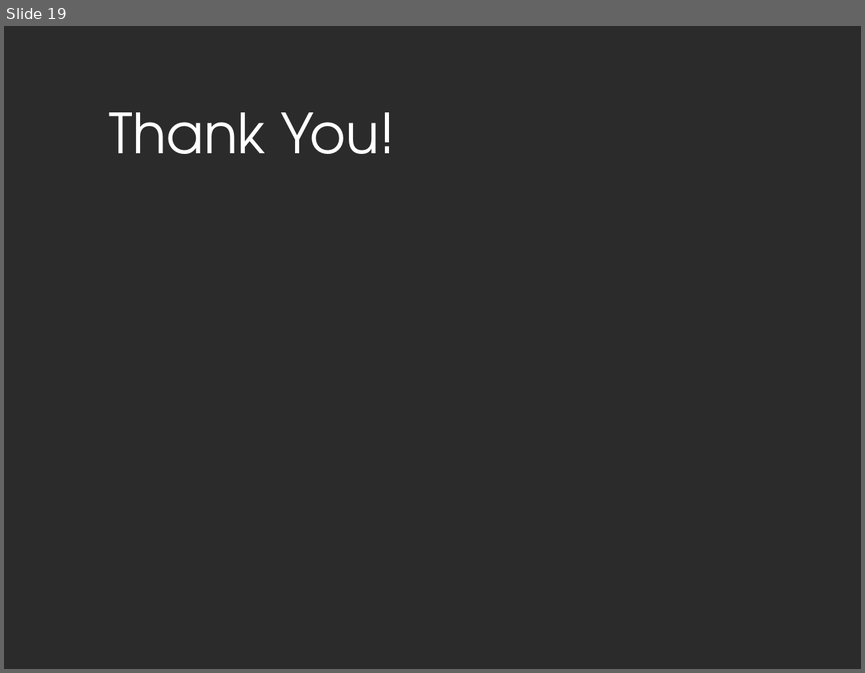
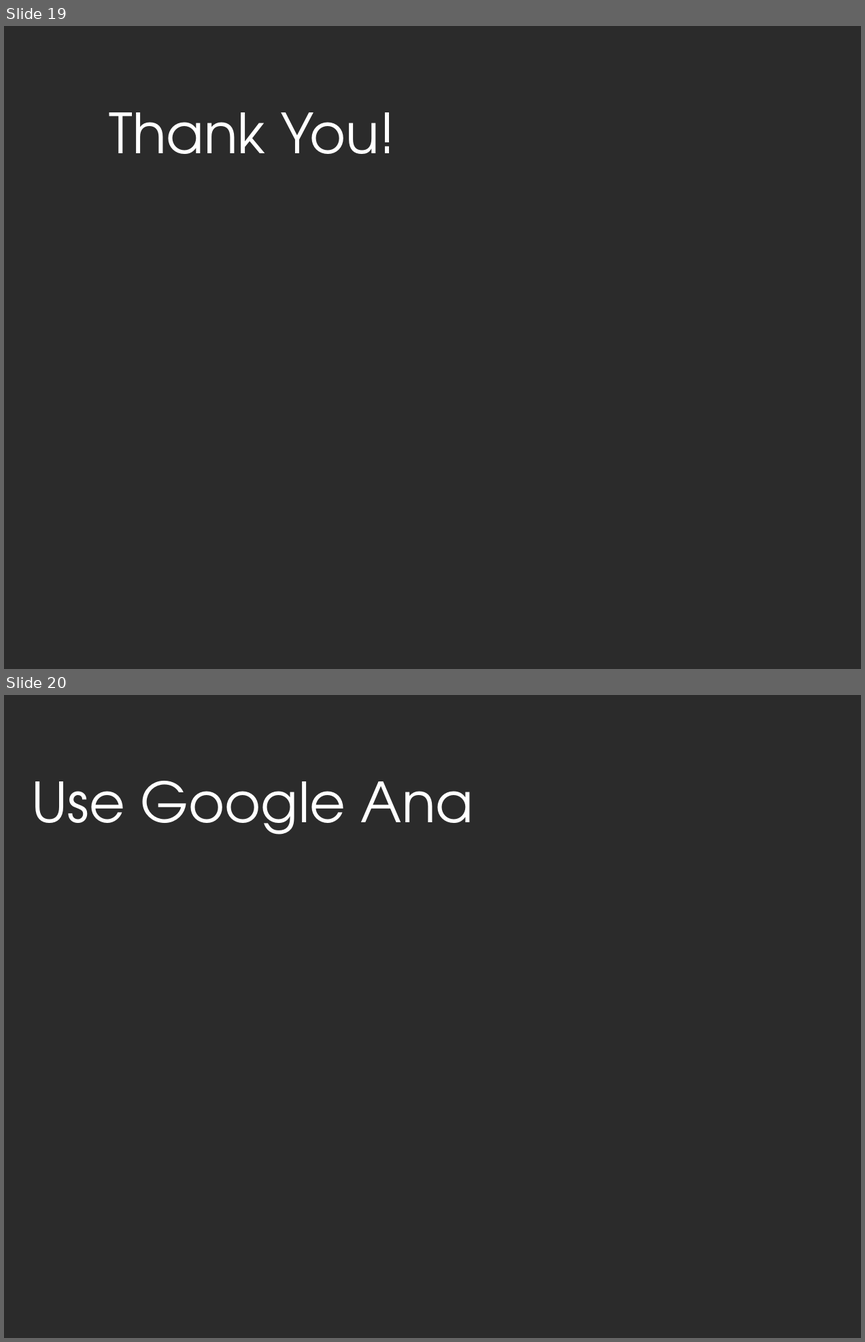
Before and after one commit to jackcrane/htmllessons.github.io, a slide deck: HTML workshop powerpoint.ppt. Shown one above the other, each under a label of ours: slide 19 before the commit, slides 19 and 20 after it. The pictures are 865x673 and 865x1342 pixels, drawn with LibreOffice and Linux fonts; fonts in the diff are those of the drawing; background and template pictures are left out; a plain dark background stands for a picture behind light text. Boxes give left, top, right and bottom in pixels: in the first picture for what was removed or moved away, otherwise in the second. Text is boxed around its words. In the diff, an @@ line names an element or a change of style, - is before the commit and + after.

```diff
--- a/HTML workshop powerpoint.ppt
+++ b/HTML workshop powerpoint.ppt
@@ slide 20 added at bbox=[4, 695, 861, 1338], background picture (left out) @@
@@ title added at bbox=[31, 781, 473, 834], 66 pt, text #FFFFFF @@
+Use Google Ana
```
Also in this commit, not shown: 2 slides changed, 1 other slide added, 4 other files.
